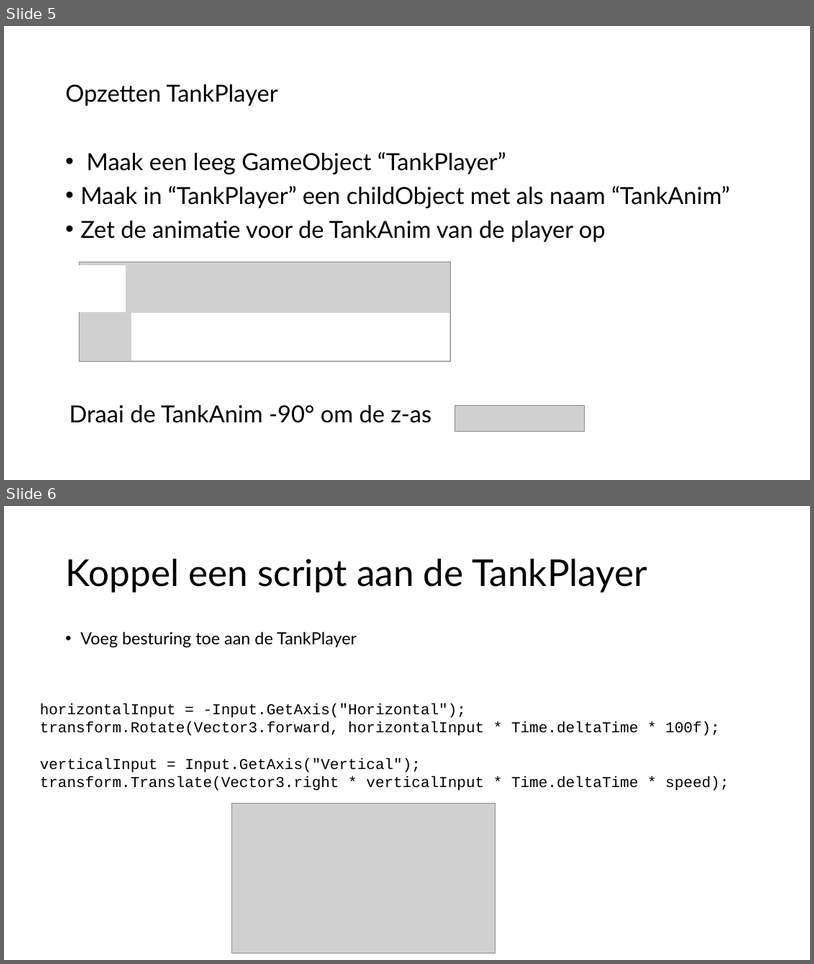
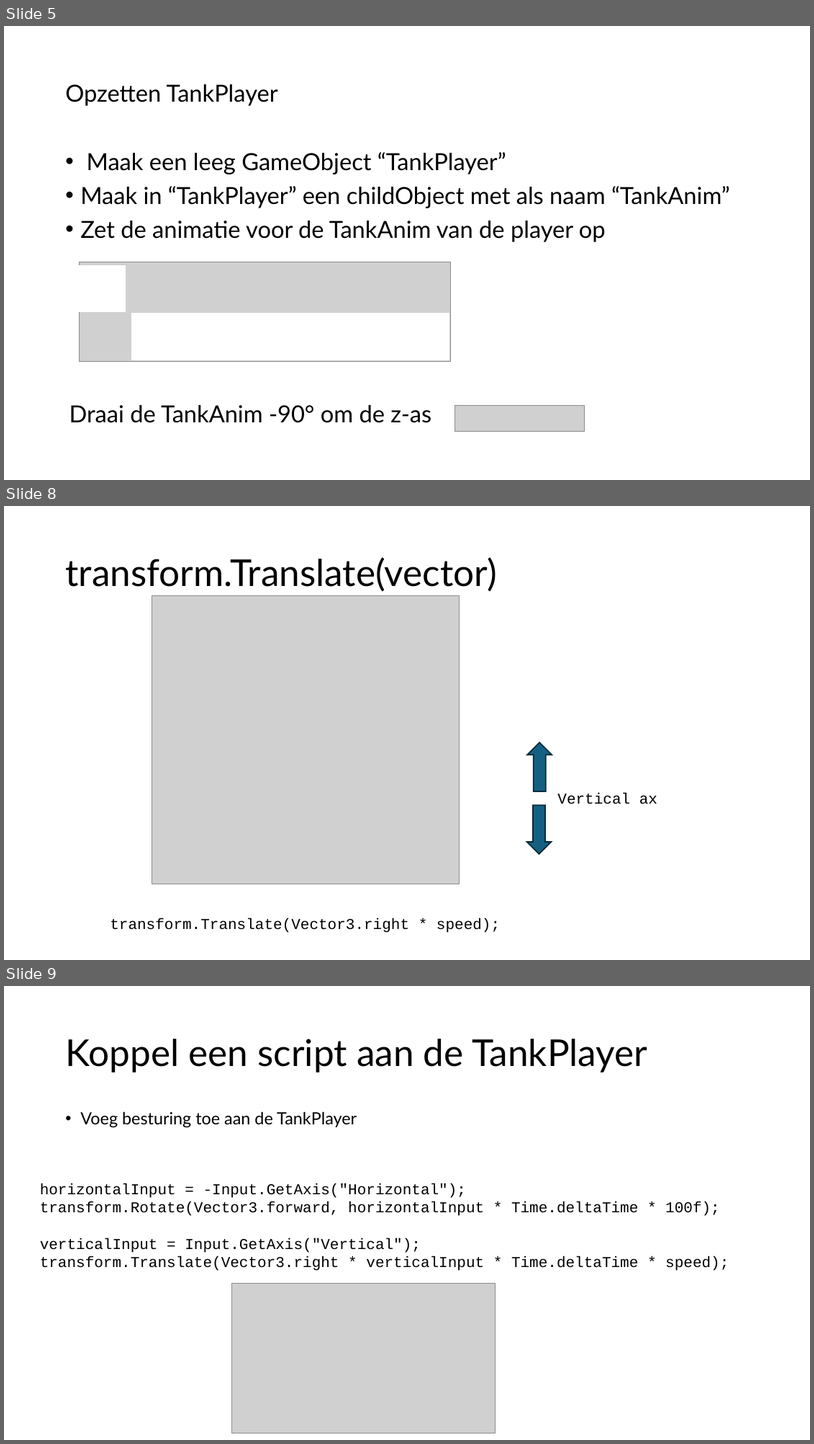
Before and after one commit to djsjollema/lessen-gamedevelopment, a slide deck: M4/GDV_2D_Gym/les4/m4-gym2d-les4.pptx. Shown one above the other, each under a label of ours: slides 5 and 6 before the commit, slides 5, 8 and 9 after it; the slides between them are not shown. The pictures are 814x964 and 814x1444 pixels, drawn with LibreOffice and Linux fonts; fonts in the diff are those of the drawing; grey boxes stand for pictures. Boxes give left, top, right and bottom in pixels: in the first picture for what was removed or moved away, otherwise in the second. Text is boxed around its words. In the diff, an @@ line names an element or a change of style, - is before the commit and + after.

```diff
--- a/M4/GDV_2D_Gym/les4/m4-gym2d-les4.pptx
+++ b/M4/GDV_2D_Gym/les4/m4-gym2d-les4.pptx
@@ slide 8 added at (4, 506, 810, 960), background #FFFFFF @@
@@ title added at (65, 557, 496, 592), 44 pt, text #000000 @@
+transform.Translate(vector)
@@ picture added at (152, 595, 460, 883) @@
@@ left arrow added at (528, 742, 553, 791), fill #156082, outline #092A39 1.5 pt @@
@@ left arrow added at (527, 805, 552, 854), fill #156082, outline #092A39 1.5 pt @@
@@ text added at (558, 793, 658, 804), 18 pt, text #000000 @@
+Vertical ax
@@ text added at (110, 918, 500, 932), 18 pt, text #000000 @@
+transform.Translate(Vector3.right * speed);
@@ what was slide 6 is now slide 9 @@
```
Also in this commit, not shown: 2 other slides added, 1 other file.
